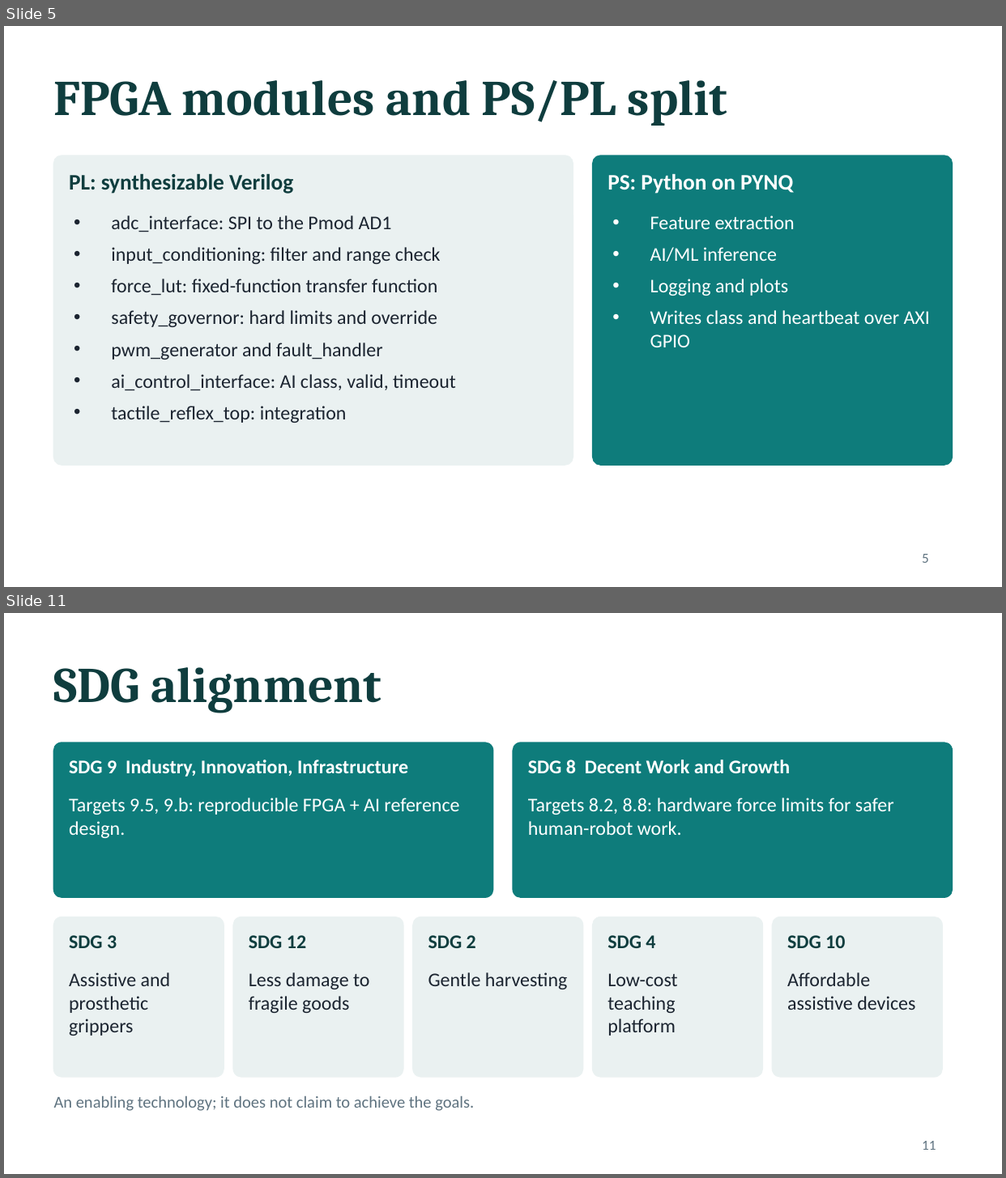
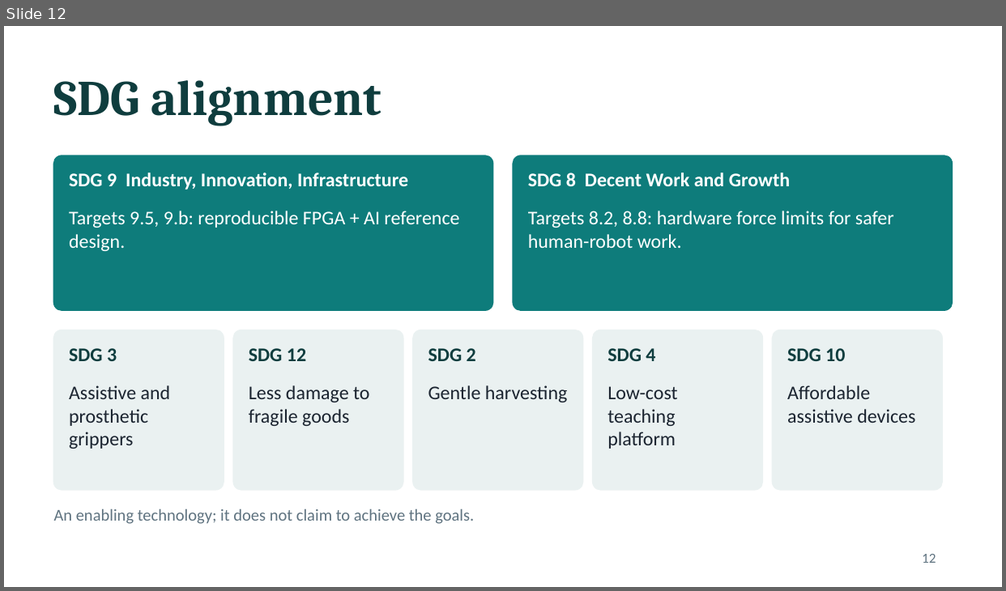
Before and after one commit to sanjiv283/tactile-reflex-system, a slide deck: docs/tactile_reflex_system.pptx. Shown one above the other, each under a label of ours: slides 5 and 11 before the commit, slide 12 after it; the slides between them are not shown. The pictures are 1006x1178 and 1006x591 pixels, drawn with LibreOffice and Linux fonts; fonts in the diff are those of the drawing. Boxes give left, top, right and bottom in pixels: in the first picture for what was removed or moved away, otherwise in the second. Text is boxed around its words. In the diff, an @@ line names an element or a change of style, - is before the commit and + after.

```diff
--- a/docs/tactile_reflex_system.pptx
+++ b/docs/tactile_reflex_system.pptx
@@ slide 5 removed at [4, 26, 1002, 587], background #FFFFFF @@
@@ title removed at [54, 80, 727, 126] @@
-FPGA modules and PS/PL split
@@ rounded rectangle removed at [54, 156, 573, 465] @@
@@ rounded rectangle removed at [593, 156, 952, 465] @@
@@ text removed at [69, 173, 293, 194] @@
-PL: synthesizable Verilog
@@ text removed at [607, 173, 793, 194] @@
-PS: Python on PYNQ
@@ text removed at [111, 216, 456, 423] @@
-• adc_interface: SPI to the Pmod AD1
-• input_conditioning: filter and range check
-• force_lut: fixed-function transfer function
-• safety_governor: hard limits and override
-• pwm_generator and fault_handler
-• ai_control_interface: AI class, valid, timeout
-• tactile_reflex_top: integration
@@ text removed at [650, 216, 930, 348] @@
-• Feature extraction
-• AI/ML inference
-• Logging and plots
-• Writes class and heartbeat over AXI GPIO
@@ page number removed at [922, 554, 929, 563] @@
-5
@@ what was slide 11 is now slide 12 @@
@@ page number at [922, 554, 936, 563]: text changed @@
-11
+12
```
Also in this commit, not shown: 6 slides changed, 7 slides added, 5 other slides removed, 11 other files.
